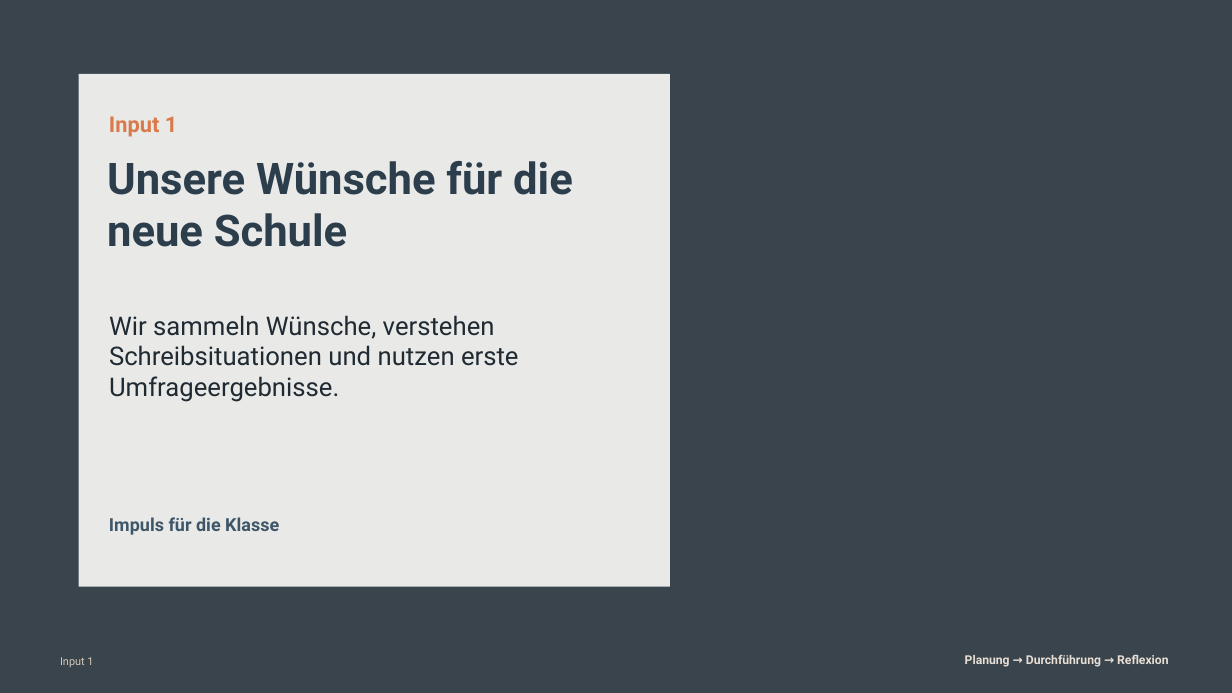
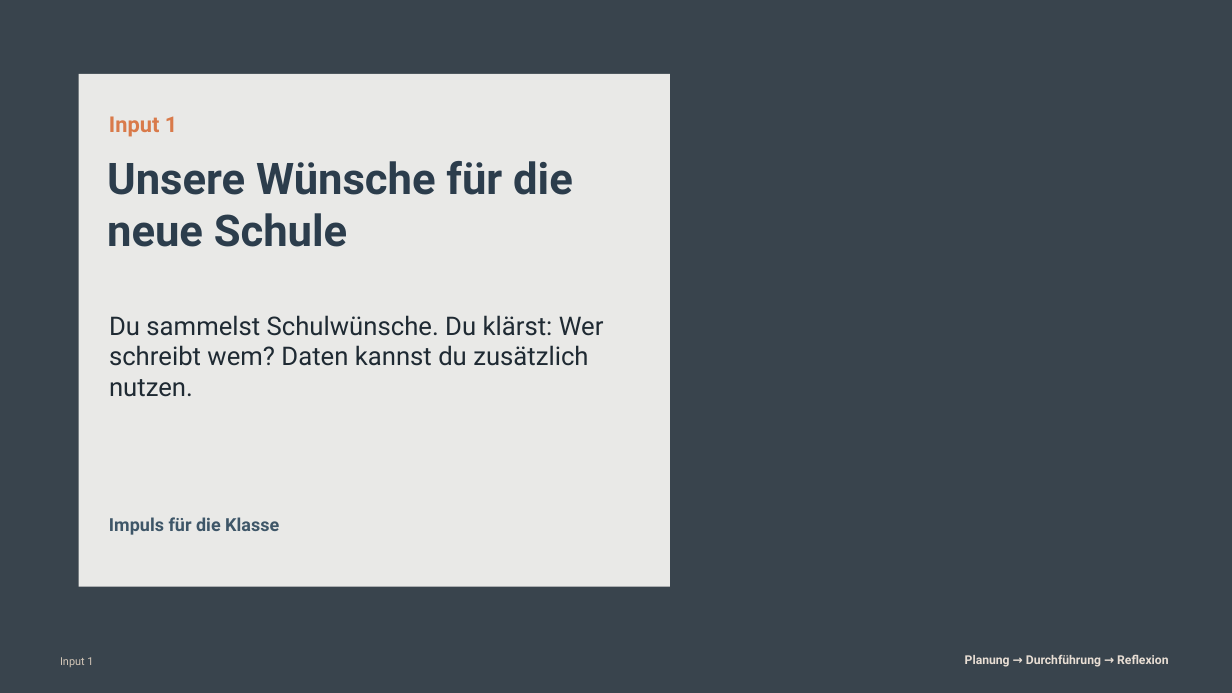
Before and after one commit to technikerleben/d5ur1-wunschbriefe, a slide deck: slide 3 of praesentationen/Impulse_Wunschbriefe_SRL_Mathe.pptx. Drawn at 1232x693 pixels with LibreOffice and Linux fonts; fonts in the diff are those of the drawing; background and template pictures are left out. Boxes give left, top, right and bottom in pixels: in the first picture for what was removed or moved away, otherwise in the second. Text is boxed around its words. In the diff, an @@ line names an element or a change of style, - is before the commit and + after.

```diff
--- a/praesentationen/Impulse_Wunschbriefe_SRL_Mathe.pptx
+++ b/praesentationen/Impulse_Wunschbriefe_SRL_Mathe.pptx
@@ text at box(109, 315, 604, 397): text changed @@
-Wir sammeln Wünsche, verstehen Schreibsituationen und nutzen erste Umfrageergebnisse.
+Du sammelst Schulwünsche. Du klärst: Wer schreibt wem? Daten kannst du zusätzlich nutzen.
```
Also in this commit, not shown: 23 other slides changed, 8 other files.
